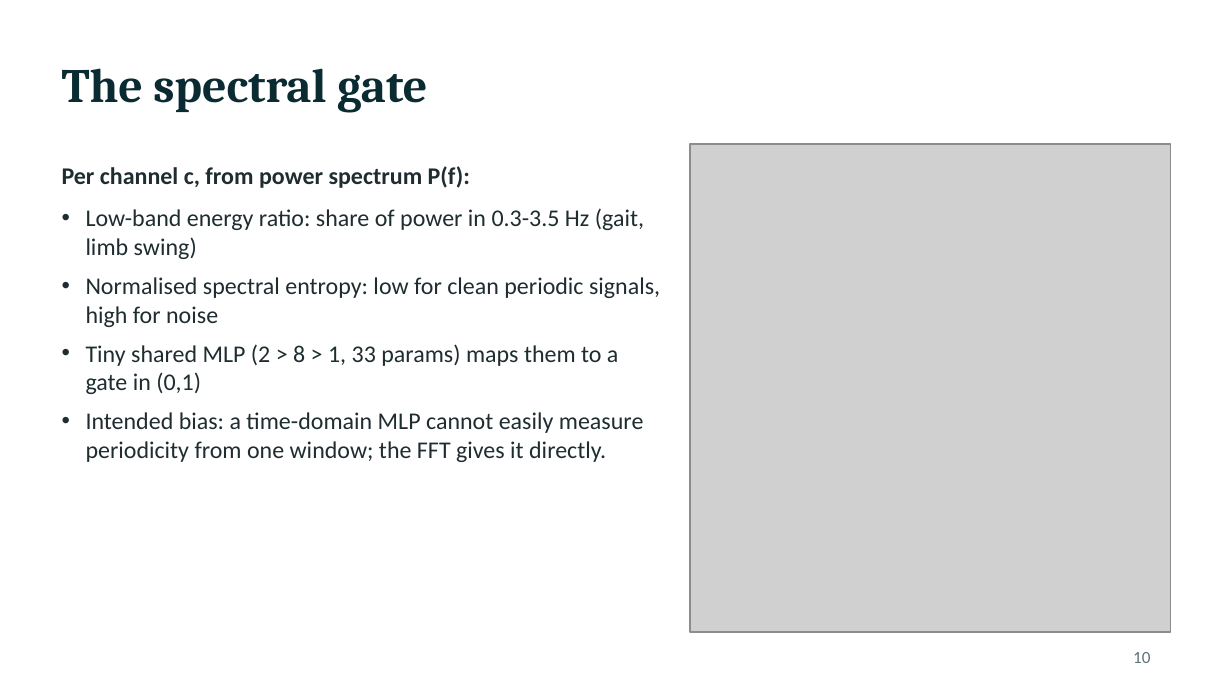
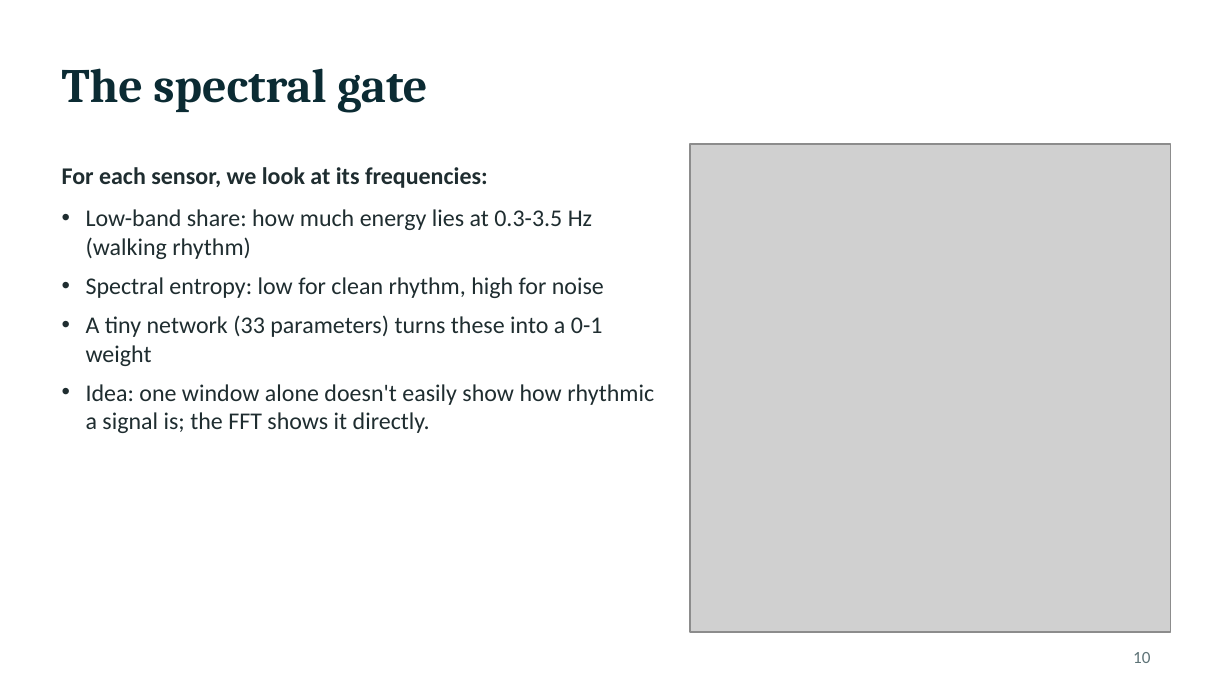
Before and after one commit to himanshmunjal/Dual-attention-HAR, a slide deck: slide 10 of presentation/HAR_Review_Presentation.pptx. Drawn at 1232x693 pixels with LibreOffice and Linux fonts; fonts in the diff are those of the drawing; grey boxes stand for pictures. Boxes give left, top, right and bottom in pixels: in the first picture for what was removed or moved away, otherwise in the second. Text is boxed around its words. In the diff, an @@ line names an element or a change of style, - is before the commit and + after.

```diff
--- a/presentation/HAR_Review_Presentation.pptx
+++ b/presentation/HAR_Review_Presentation.pptx
@@ text at bbox=[62, 167, 654, 433]: text changed @@
-Per channel c, from power spectrum P(f):
-• Low-band energy ratio: share of power in 0.3-3.5 Hz (gait, limb swing)
-• Normalised spectral entropy: low for clean periodic signals, high for noise
-• Tiny shared MLP (2 > 8 > 1, 33 params) maps them to a gate in (0,1)
-• Intended bias: a time-domain MLP cannot easily measure periodicity from one window; the FFT gives it directly.
+For each sensor, we look at its frequencies:
+• Low-band share: how much energy lies at 0.3-3.5 Hz (walking rhythm)
+• Spectral entropy: low for clean rhythm, high for noise
+• A tiny network (33 parameters) turns these into a 0-1 weight
+• Idea: one window alone doesn't easily show how rhythmic a signal is; the FFT shows it directly.
```
Also in this commit, not shown: 21 other slides changed, 17 other files.
